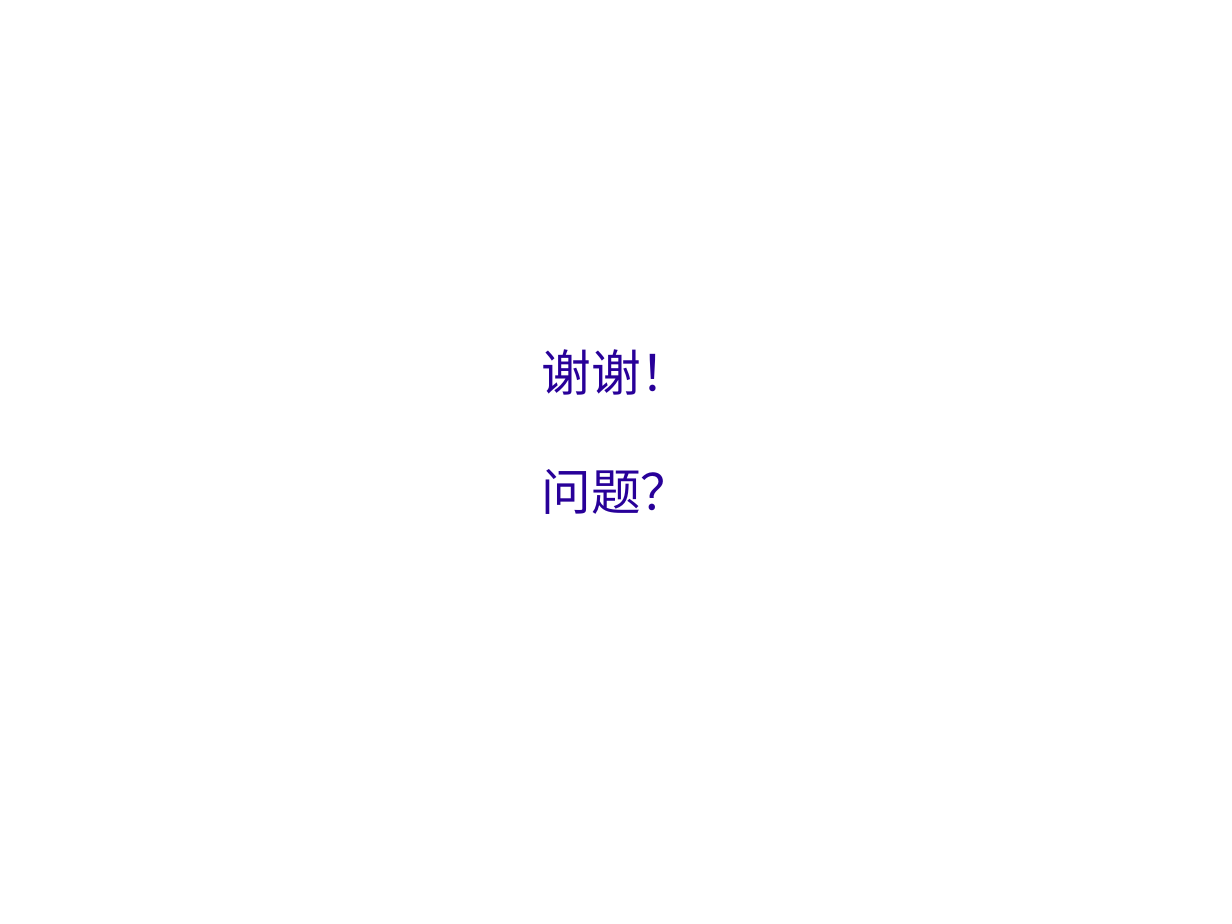
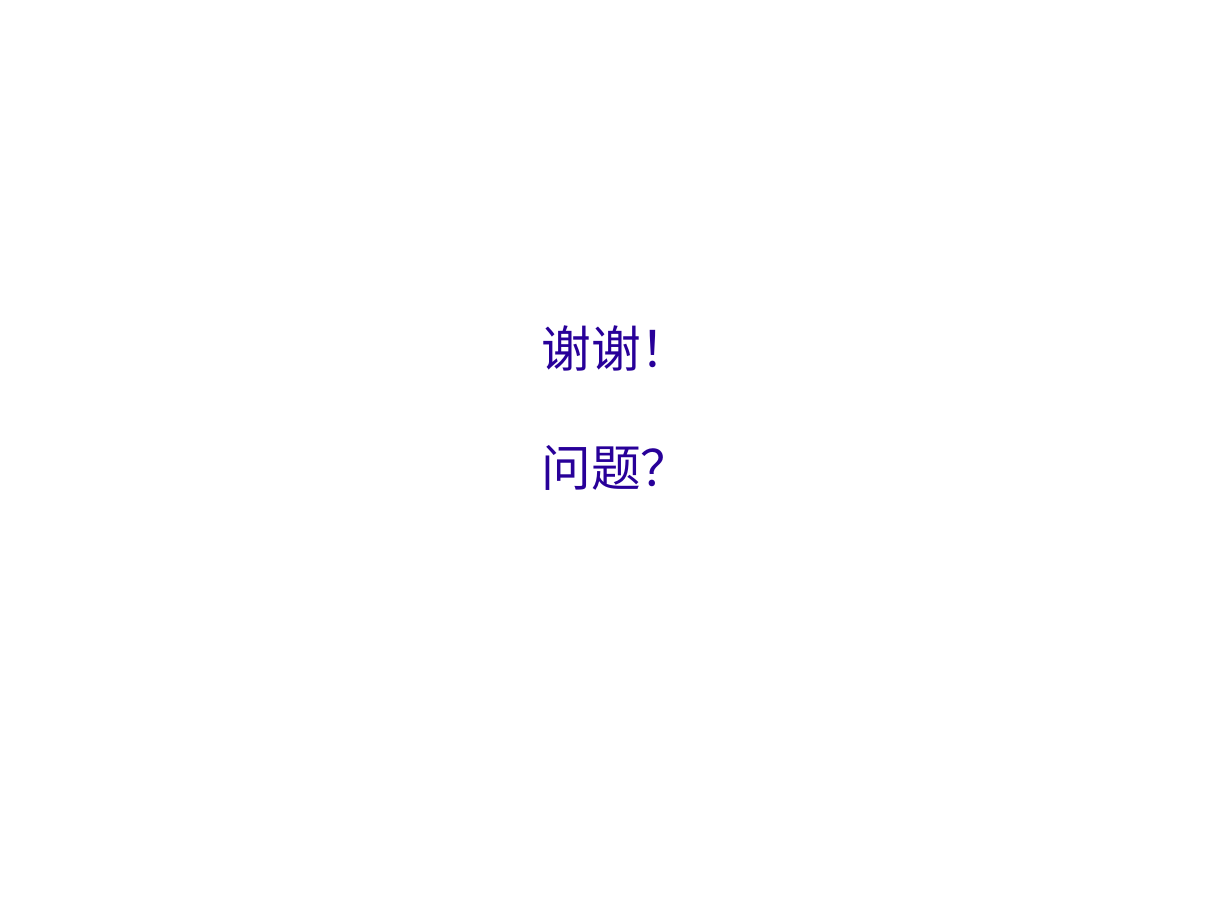
Before and after one commit to teawater/kgtp-misc, a slide deck: slide 23 of show/introduce/kgtpcn.odp (slide 22 before the commit). Drawn at 1232x924 pixels with LibreOffice and Linux fonts; fonts in the diff are those of the drawing; background and template pictures are left out. Boxes give left, top, right and bottom in pixels: in the first picture for what was removed or moved away, otherwise in the second. Text is boxed around its words. In the diff, an @@ line names an element or a change of style, - is before the commit and + after.

```diff
--- a/show/introduce/kgtpcn.odp
+++ b/show/introduce/kgtpcn.odp
@@ subtitle "谢谢！": place and size @@
-subtitle "谢谢！" at box(541, 349, 690, 514)
+subtitle "谢谢！" at box(541, 325, 690, 490)
```
Also in this commit, not shown: 9 other slides changed, 1 slide added.
